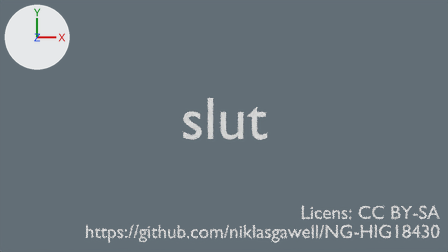
The Blender file endtext-1.blend: old version first, new version second.
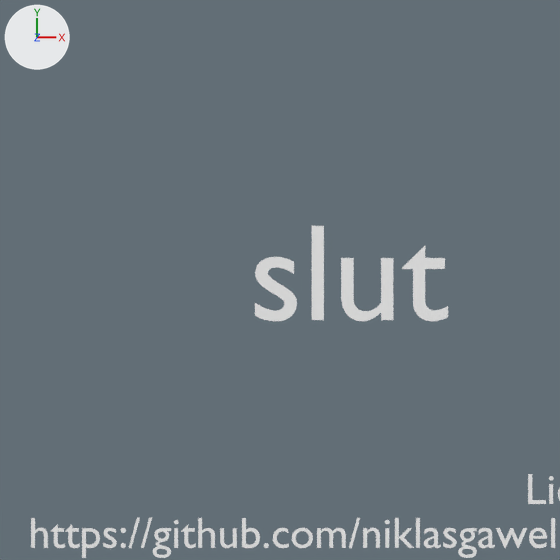
Each version appears first from the file's camera 'Camera', and next in a close-up on the part from 16% to 70% of the width and 0% to 97% of the height. The lights are fixed; the arrows at upper left show +X, +Y and +Z. Text is drawn in Blender's own font.

Names of what the first close-up shows: 'End', 'license'.
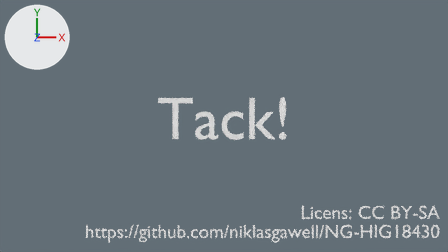
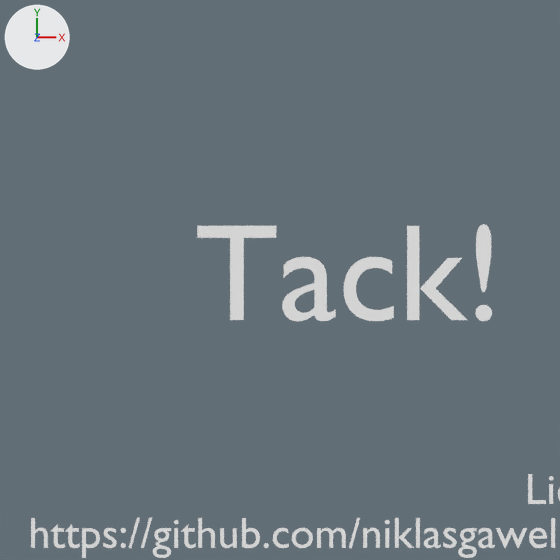
What differs and where, as boxes [x1, y1, x2, y2] in the close-ups (560 x 560 px):
```json
{"object": "End", "change": "text changed", "before": [255, 226, 448, 321], "after": [197, 224, 492, 321]}
```

Scene script edits in JSON lines:
```json
{"op": "set", "path": "txt_text.body", "old": "'slut'", "new": "'Tack!'"}
```
